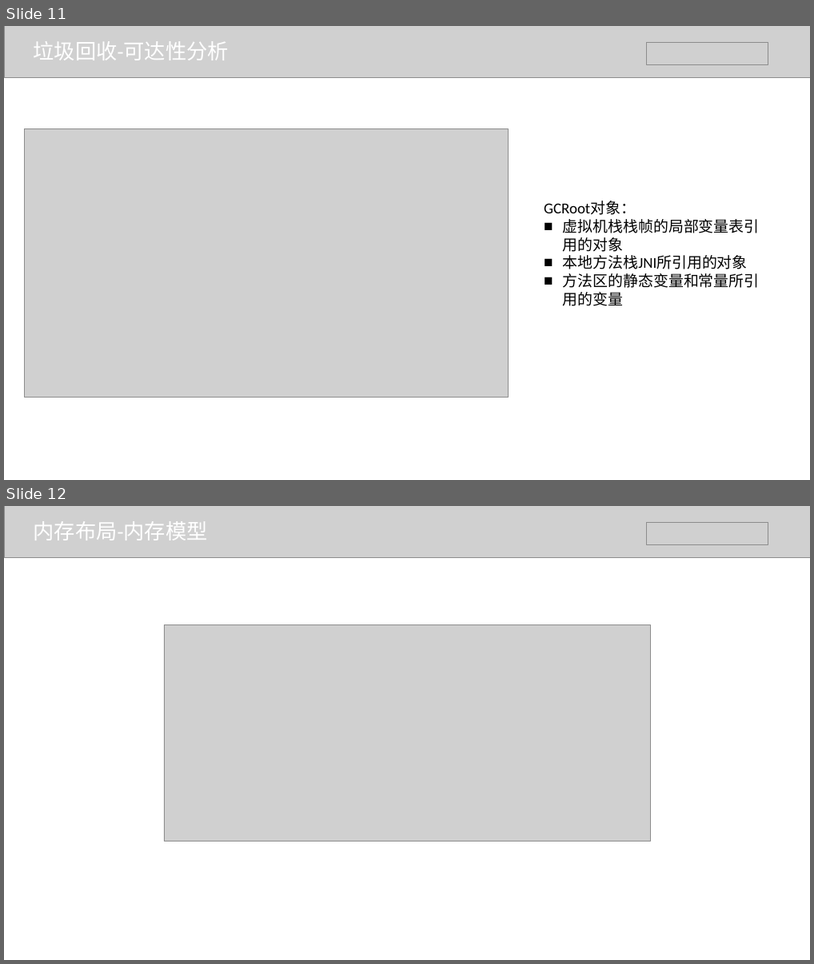
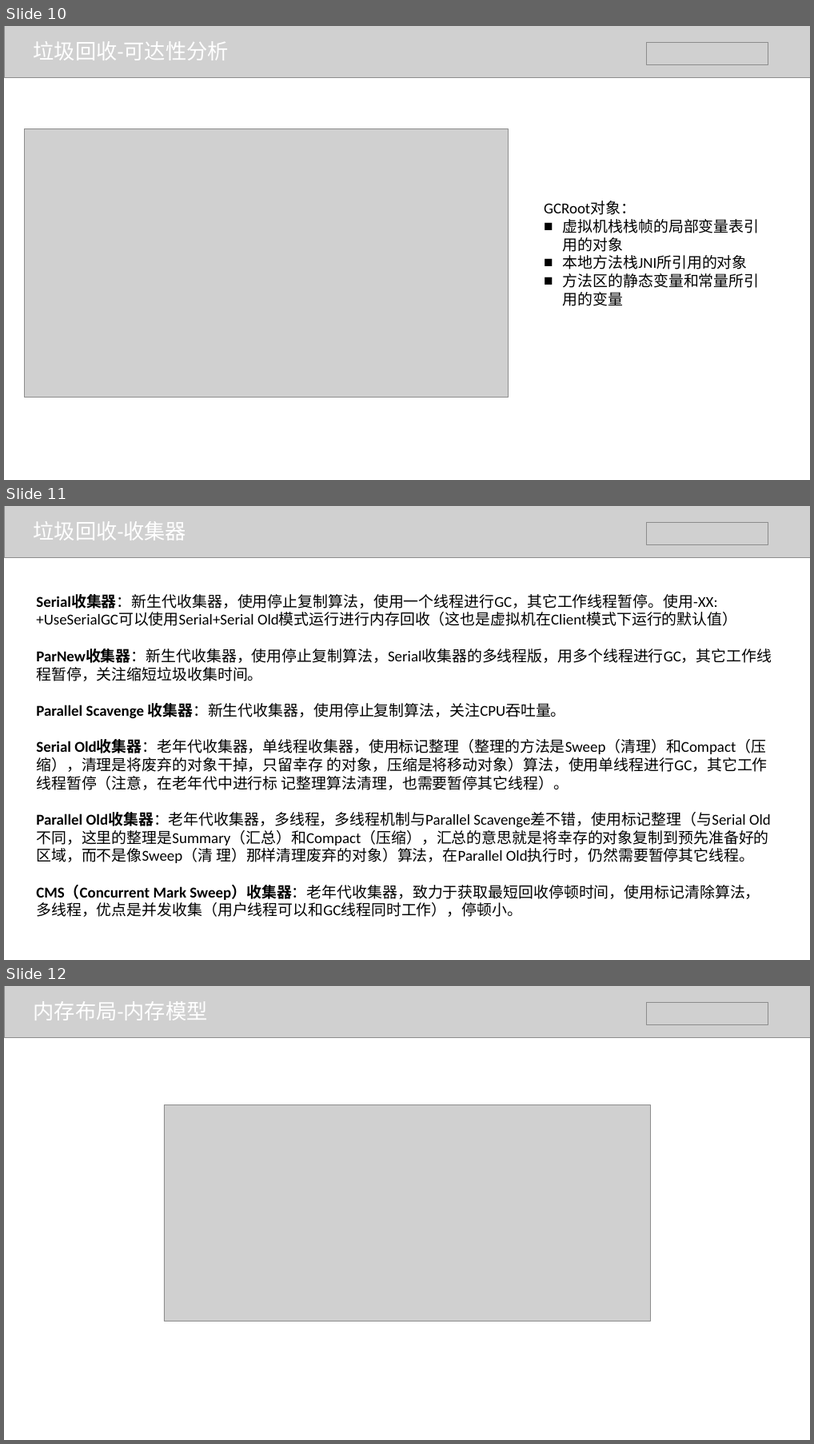
Before and after one commit to BraveMing/transfer-station, a slide deck: jvm/jvm内存管理-谭维明.pptx. Shown one above the other, each under a label of ours: slides 11 and 12 before the commit, slides 10, 11 and 12 after it. The pictures are 814x964 and 814x1444 pixels, drawn with LibreOffice and Linux fonts; fonts in the diff are those of the drawing; grey boxes stand for pictures. Boxes give left, top, right and bottom in pixels: in the first picture for what was removed or moved away, otherwise in the second. Text is boxed around its words. In the diff, an @@ line names an element or a change of style, - is before the commit and + after.

```diff
--- a/jvm/jvm内存管理-谭维明.pptx
+++ b/jvm/jvm内存管理-谭维明.pptx
@@ slide 11 added at box(4, 506, 810, 960), background #FFFFFF @@
@@ picture added at box(4, 506, 810, 557) @@
@@ text added at box(34, 521, 187, 540), 25 pt, text #FFFFFF @@
+垃圾回收-收集器
@@ picture added at box(647, 522, 769, 544) @@
@@ text added at box(36, 594, 772, 916), 18 pt, text #000000 @@
+Serial收集器：新生代收集器，使用停止复制算法，使用一个线程进行GC，其它工作线程暂停。使用-XX:+UseSerialGC可以使用Serial+Serial Old模式运行进行内存回收（这也是虚拟机在Client模式下运行的默认值）
+ParNew收集器：新生代收集器，使用停止复制算法，Serial收集器的多线程版，用多个线程进行GC，其它工作线程暂停，关注缩短垃圾收集时间。
+Parallel Scavenge 收集器：新生代收集器，使用停止复制算法，关注CPU吞吐量。
+Serial Old收集器：老年代收集器，单线程收集器，使用标记整理（整理的方法是Sweep（清理）和Compact（压缩），清理是将废弃的对象干掉，只留幸存 的对象，压缩是将移动对象）算法，使用单线程进行GC，其它工作线程暂停（注意，在老年代中进行标 记整理算法清理，也需要暂停其它线程）。
+Parallel Old收集器：老年代收集器，多线程，多线程机制与Parallel Scavenge差不错，使用标记整理（与Serial Old不同，这里的整理是Summary（汇总）和Compact（压缩），汇总的意思就是将幸存的对象复制到预先准备好的区域，而不是像Sweep（清 理）那样清理废弃的对象）算法，在Parallel Old执行时，仍然需要暂停其它线程。
+CMS（Concurrent Mark Sweep）收集器：老年代收集器，致力于获取最短回收停顿时间，使用标记清除算法，多线程，优点是并发收集（用户线程可以和GC线程同时工作），停顿小。
@@ what was slide 11 is now slide 10 @@
```
Also in this commit, not shown: 1 slide removed.
